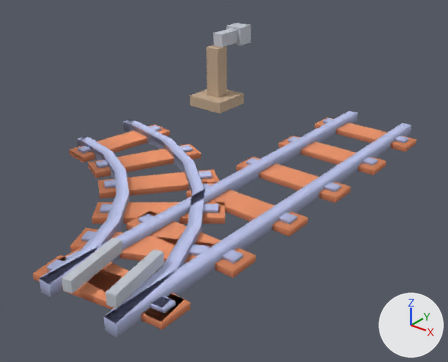
Two versions of the glTF model public/assets/train-kit/switch-mirror.glb, one commit apart.
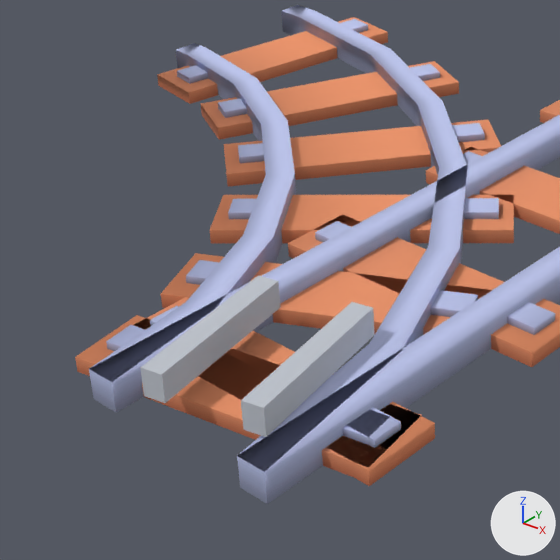
There are two pictures of each version: one whole from a 50 mm camera at (2.561, -5.795, 1.333) aimed at (-0.454, -2.026, -1.003), one close up on the part from 0% to 55% of the width and 32% to 100% of the height. Every picture has the same lights, and +X, +Y and +Z are marked at lower right. The first two pictures are the older version. Where no turn or scale is listed for an object, it has been applied to the vertices.

In view in the first close-up: 'switch_blade_-1', 'switch_blade_1', 'switch_diverge', 'switch_through'.
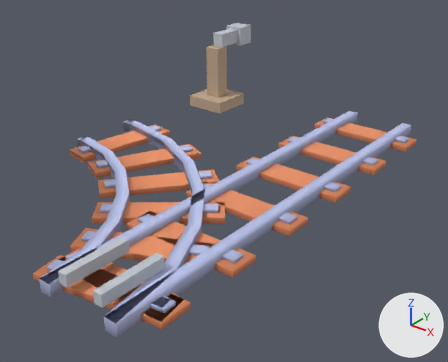
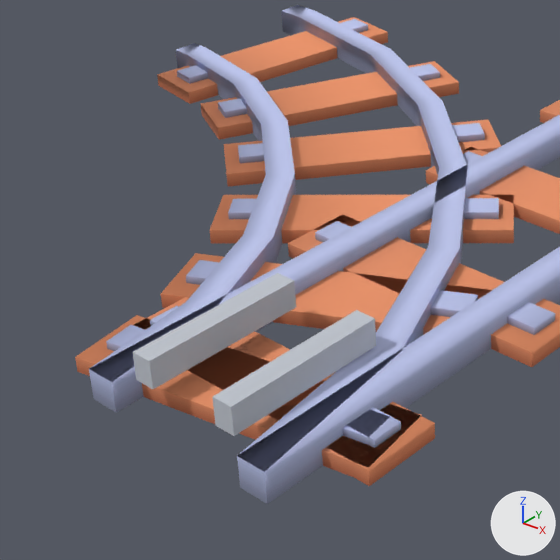
ob_switch_blades is not drawn itself; it is the parent of ob_switch_blade_1, ob_switch_blade__1.

Where the change shows, as pixel boxes (x1, y1, x2, y2) in the close-ups (560 x 560 px):
'switch_blade_1', turned: before (241, 302, 375, 437); after (212, 310, 376, 436)
'switch_blade_-1', turned: before (140, 275, 281, 403); after (133, 273, 296, 389)

The change in detail:
Object 'switch_blades' (ob_switch_blades) turns from (0, 0, 12) to (0, 0, 0) degrees about x, y and z.
